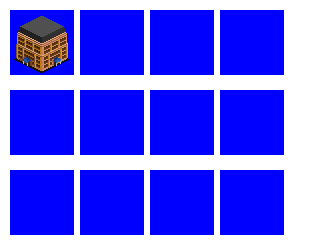
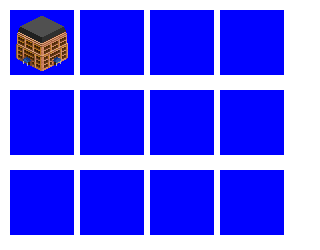
Before/after of a (320, 250) layered artwork. What changed in the layer stack:
painted on "reduce size" over [14, 31, 70, 73]
